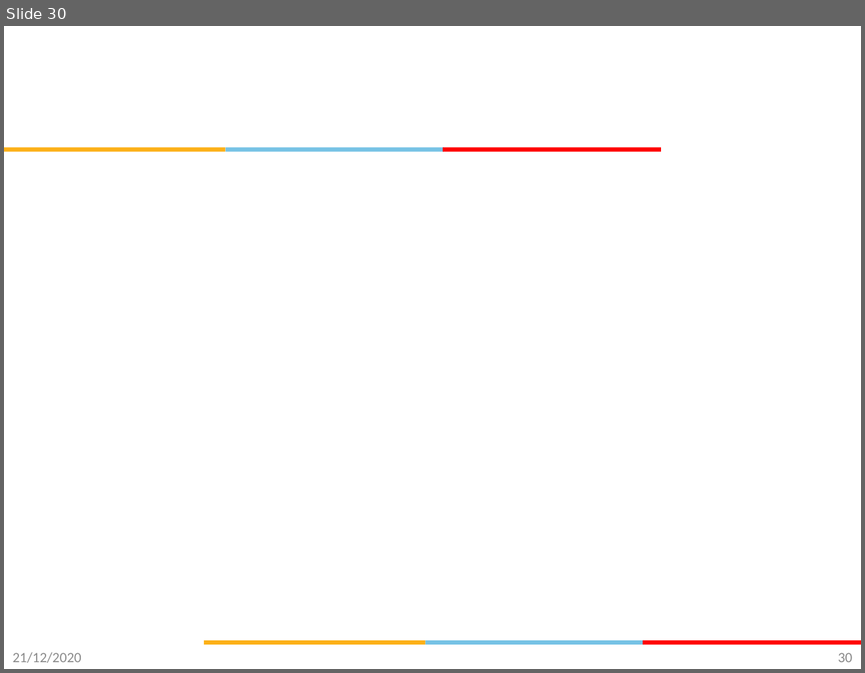
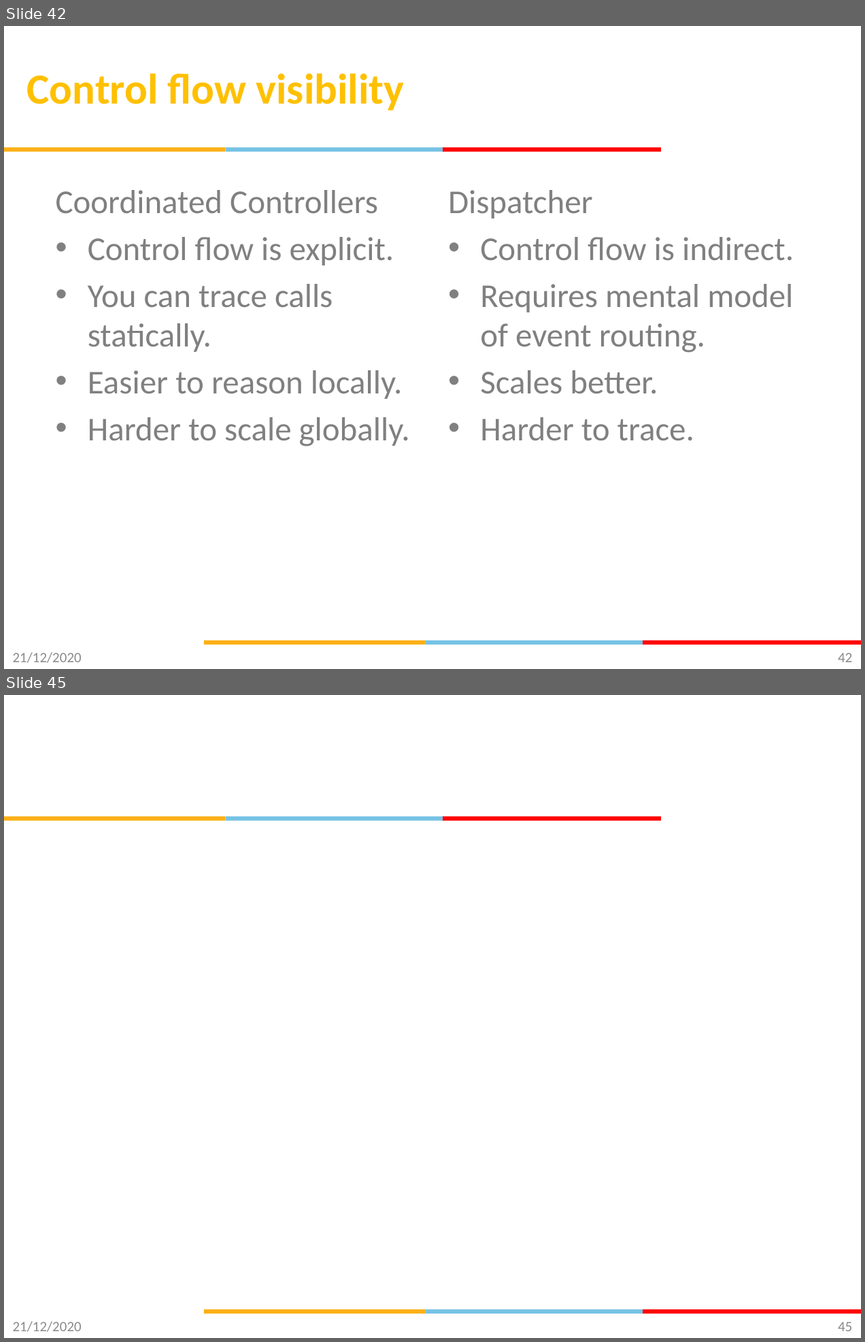
Before and after one commit to gsaurabhr-teaching/csg523-material, a slide deck: Lec-13-16-firmware-architecture.pptx. Shown one above the other, each under a label of ours: slide 30 before the commit, slides 42 and 45 after it; the slides between them are not shown. The pictures are 865x673 and 865x1342 pixels, drawn with LibreOffice and Linux fonts; fonts in the diff are those of the drawing; background and template pictures are left out. Boxes give left, top, right and bottom in pixels: in the first picture for what was removed or moved away, otherwise in the second. Text is boxed around its words. In the diff, an @@ line names an element or a change of style, - is before the commit and + after.

```diff
--- a/Lec-13-16-firmware-architecture.pptx
+++ b/Lec-13-16-firmware-architecture.pptx
@@ slide 42 added at (x1=4, y1=26, x2=861, y2=669), background #FFFFFF; not listed: 6 template elements that a slide beside it also shows @@
@@ title added at (x1=27, y1=73, x2=404, y2=110), 36 pt, text #FFC000, bold @@
+Control flow visibility
@@ text added at (x1=56, y1=190, x2=410, y2=446), 28 pt, text #808080 @@
+Coordinated Controllers
+• Control flow is explicit.
+• You can trace calls statically.
+• Easier to reason locally.
+• Harder to scale globally.
@@ text added at (x1=448, y1=190, x2=793, y2=441), 28 pt, text #808080 @@
+Dispatcher
+• Control flow is indirect.
+• Requires mental model of event routing.
+• Scales better.
+• Harder to trace.
@@ text added at (x1=13, y1=652, x2=82, y2=662), 12 pt, text #8C8C8C @@
+21/12/2020
@@ page number added at (x1=838, y1=652, x2=852, y2=662), 12 pt, text #898989 @@
+42
@@ what was slide 30 is now slide 45 @@
@@ page number at (x1=838, y1=1321, x2=852, y2=1331): text changed @@
-30
+45
```
Also in this commit, not shown: 2 slides changed, 12 other slides added, 8 slides removed.
